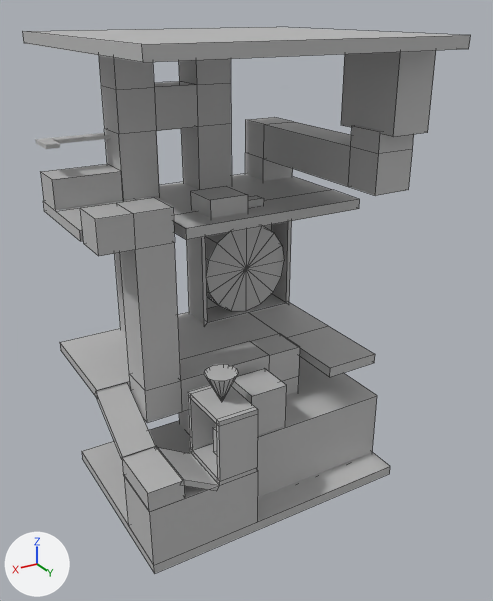
Renders of the FBX model Gremlins/Assets/Meshes/HairDryer.fbx from each side of a commit.
One viewpoint serves both versions: a 50 mm camera at (7.78, 13.68, 11.64) aimed at (-0.2, 0.37, 4.99). Every picture has the same lights, and +X, +Y and +Z are marked at lower left. Mesh edges are drawn as thin lines on the coarser meshes. Where no turn or scale is listed for an object, it has been applied to the vertices.

The first picture shows 'Can', 'CanTube', 'Ceiling', 'ControlRoom', 'Fan', 'Floor0', 'Floor1', 'Floor2', 'Floor3', 'GlassTube', 'HamsterWheelModel', 'InflatorMouthModel', 'InflatorTailModel', 'Tube0'.
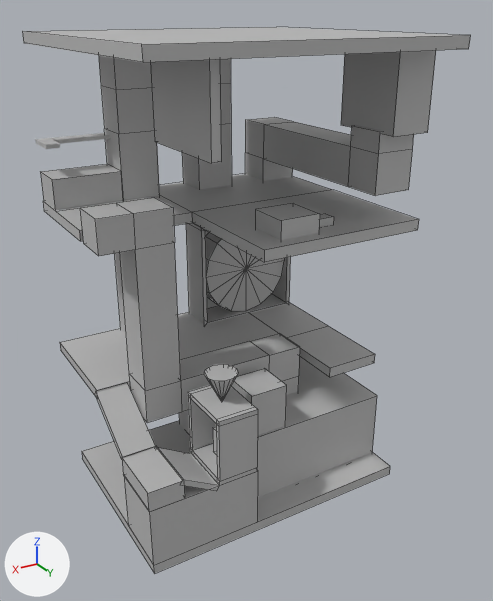
The change in detail:
me_mesh_019 has 16 vertices, 14 faces and spans x -3.5..3.5, y -2.0..2.0, z -0.13..0.13.
me_mesh_019 is used by ob_floor2; location (0.0, -1.5, 7.0).
Before the commit, vertices of me_mesh_019: 11 (1.44, 0.89, 0.13), 12 (1.44, -2.0, 0.13), 13 (1.44, -2.0, -0.13), 14 (1.44, 0.89, -0.13).
Part 1, on me_mesh_019:
Vertices 11 to 14 of me_mesh_019 move by (-0.71, 0.0, 0.0).
Vertex 0 of me_mesh_019 moves from (-3.5, 2.0, -0.13) at pixel (359, 208) to (-3.5, 4.13, -0.13) at pixel (417, 230).
Vertex 1 of me_mesh_019 moves from (-3.5, 2.0, 0.13) at pixel (359, 199) to (-3.5, 4.13, 0.13) at pixel (419, 219).
Vertex 10 of me_mesh_019 moves from (1.44, 2.0, 0.13) at pixel (185, 228) to (0.73, 4.13, 0.13) at pixel (264, 250).
Vertex 15 of me_mesh_019 moves from (1.44, 2.0, -0.13) at pixel (186, 239) to (0.73, 4.13, -0.13) at pixel (264, 262).
Mesh me_mesh_024 is new.
It is a box spanning x -0.1..0.1, y -1.21..1.21, z -0.91..0.91.
It uses material mat_lambert1 (grey #bcbcbc).
Object 'InflatorTailModel' (ob_inflatortailmodel) moves from (0.08, -0.43, 7.32) to (-0.41, 1.76, 7.32).
Object 'InflatorMouthModel' (ob_inflatormouthmodel) moves from (-0.59, -0.44, 7.19) to (-1.09, 1.74, 7.19).
Object 'BlockBar' (ob_blockbar) is new; it shows me_mesh_024.
Its location is (1.99, 1.76, 10.0).

Boxes [x1, y1, x2, y2] around the edits, measured in the pictures (493 x 601 px):
'Floor2', reshaped (19% wider, 31% taller): before [43, 174, 360, 241]; after [43, 174, 419, 262]
'BlockBar', added: after [151, 59, 221, 163]
'InflatorTailModel', moved: before [191, 186, 248, 218]; after [256, 203, 320, 240]
'InflatorMouthModel', moved: before [248, 196, 264, 207]; after [319, 214, 334, 227]
